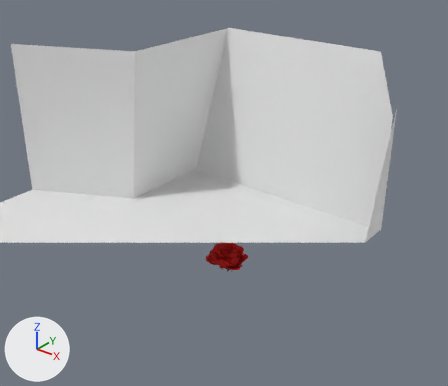
Two versions of the glTF model models/rose2webar.glb, one commit apart.
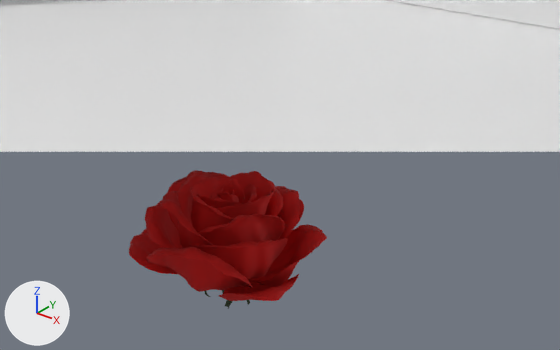
Each version is shown whole from a 50 mm lens placed at (2.28, -2.444, 1.424), pointed at (-0.134, 0.574, -0.447), then close up from a 50 mm lens placed at (0.694, -0.299, -0.252), pointed at (0.039, 0.519, -0.76). The lights are fixed; the arrows at lower left show +X, +Y and +Z. Everything nearer to the camera than a plane just in front of the edit is cut away. Where no turn or scale is listed for an object, it has been applied to the vertices.

In view in the first close-up: 'Plane', 'emitter_plane', 'rose.001'.
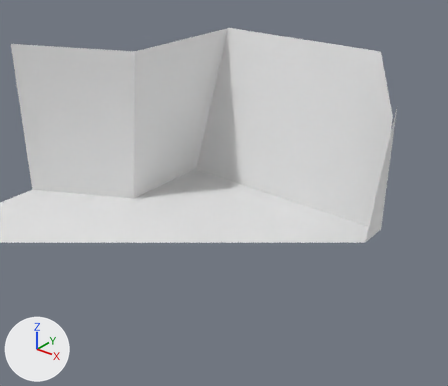
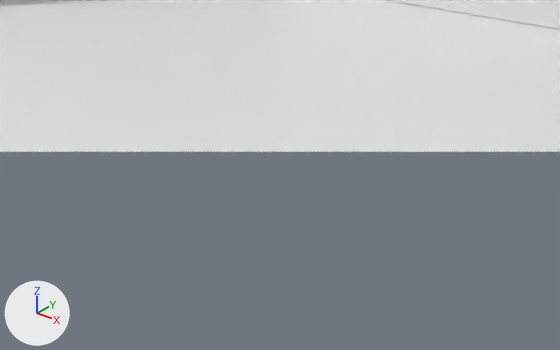
The newer file is also turned or shifted as a whole; pictures and numbers use the older file's frame.

Location of each change, (x1, y1, x2, y2) in pixels of the close-ups (560 x 350 px):
'rose.001', deleted (red)
    before: (129, 170, 327, 309)
    faces in mat_m_petal_007 (red #e7120e): (129, 170, 327, 301)

The change, as a list of edits to the scene's bpy script:
```text
Remove ob_rose_001:
    ob_rose_001 = bpy.data.objects.new('rose.001', me_beziercurve_007)
    ob_rose_001.location = (0.0, 0.433, -0.942)
```
